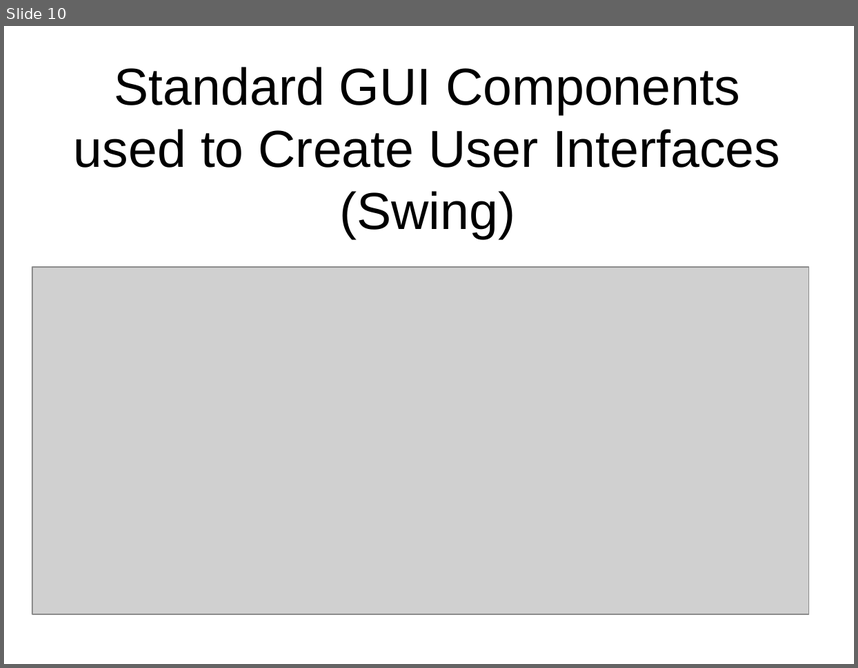
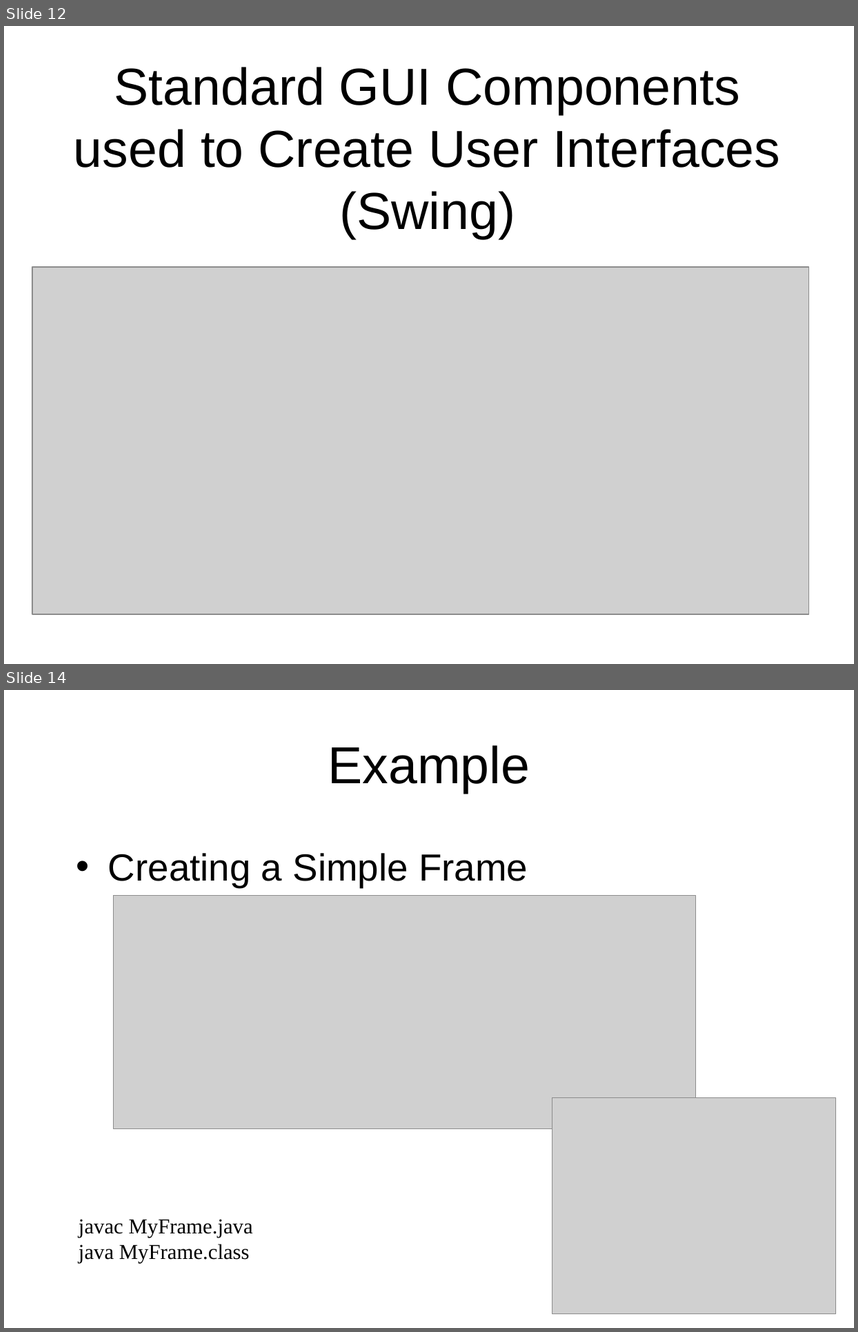
Before and after one commit to octaviordz/zjnu2017.github.io, a slide deck: OOP/lectures/070--GUI.Basics.pptx. Shown one above the other, each under a label of ours: slide 10 before the commit, slides 12 and 14 after it; the slides between them are not shown. The pictures are 858x668 and 858x1332 pixels, drawn with LibreOffice and Linux fonts; fonts in the diff are those of the drawing; grey boxes stand for pictures. Boxes give left, top, right and bottom in pixels: in the first picture for what was removed or moved away, otherwise in the second. Text is boxed around its words. In the diff, an @@ line names an element or a change of style, - is before the commit and + after.

```diff
--- a/OOP/lectures/070--GUI.Basics.pptx
+++ b/OOP/lectures/070--GUI.Basics.pptx
@@ slide 14 added at (4, 690, 854, 1328), background #FFFFFF @@
@@ title added at (328, 745, 530, 793), 44 pt, text #000000 @@
+Example
@@ text added at (108, 853, 528, 887), 32 pt, text #000000 @@
+• Creating a Simple Frame
@@ picture added at (113, 896, 695, 1129) @@
@@ picture added at (553, 1097, 835, 1313) @@
@@ text added at (79, 1219, 253, 1263), 18 pt, text #000000 @@
+javac MyFrame.java
+java MyFrame.class
@@ what was slide 10 is now slide 12 @@
```
Also in this commit, not shown: 2 slides changed, 6 other slides added.
